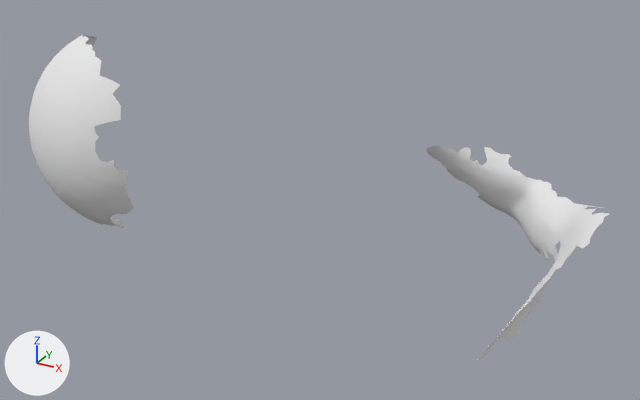
An edit to the OBJ model res/tangential2/LargeSphere_tangential_02.000054.obj, drawn before and after from the same camera.
Camera for both pictures: a 50 mm lens placed at (699.0, -1496.0, 458.0), pointed at (128.0, -458.0, -61.0). The lights are fixed; the arrows at lower left show +X, +Y and +Z. Where no turn or scale is listed for an object, it has been applied to the vertices.

The older version as bpy lines, for what is in view:
```python
me_largesphere_tangential_02_000054 = bpy.data.meshes.new('LargeSphere_tangential_02.000054')
me_largesphere_tangential_02_000054.from_pydata(...)  # 9915 vertices, 19516 faces; spans x -269.0..521.0, y -705.0..-173.0, z -218.0..177.0
me_largesphere_tangential_02_000054.materials.append(mat_largesphere_tangential_02_000054)  # white #e7e7e7
ob_largesphere_tangential_02_000054 = bpy.data.objects.new('LargeSphere_tangential_02.000054', me_largesphere_tangential_02_000054)
ob_largesphere_tangential_02_000054.location = (0.0, 0.0, 0.0)
```
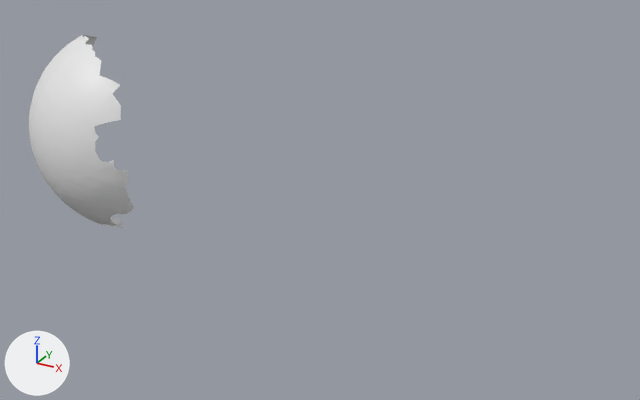
Changed parts and their boxes (x1, y1, x2, y2) in the pictures (640 x 400 px):
'LargeSphere_tangential_02.000054', reshaped (82% narrower, 41% shorter)
    before: (29, 34, 609, 363)
    after: (29, 34, 134, 228)
part 1 of me_largesphere_tangential_02_000054, deleted
    before: (426, 145, 609, 363)

The change in detail:
me_largesphere_tangential_02_000054 has 9915 vertices, 19516 faces and spans x -269.0..521.0, y -705.0..-173.0, z -218.0..177.0.
me_largesphere_tangential_02_000054 is used by ob_largesphere_tangential_02_000054; location (0.0, 0.0, 0.0).
me_largesphere_tangential_02_000054 no longer uses material mat_largesphere_tangential_02_000054 (white #e7e7e7).
me_largesphere_tangential_02_000054 part 1: the loose piece of 1846 vertices spanning x 217.0..521.0, y -521.0..-173.0, z -218.0..-15.0 is deleted.
